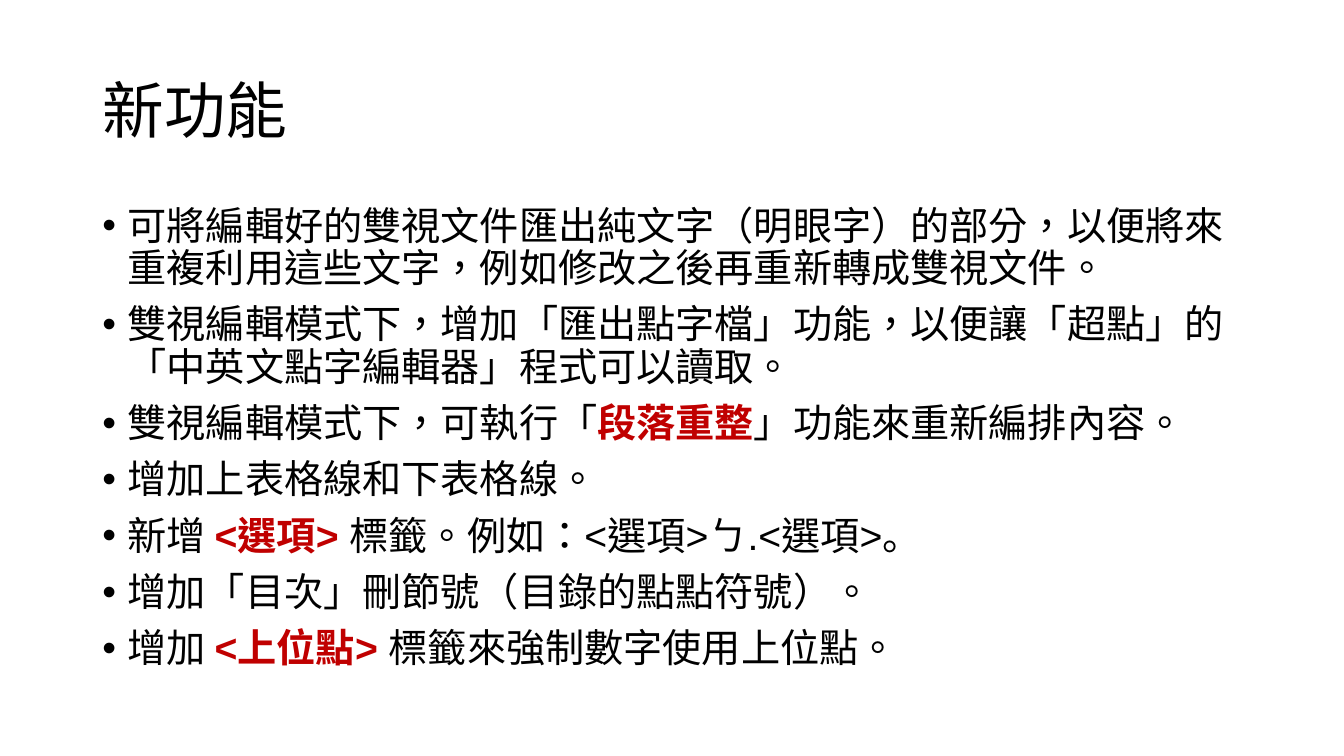
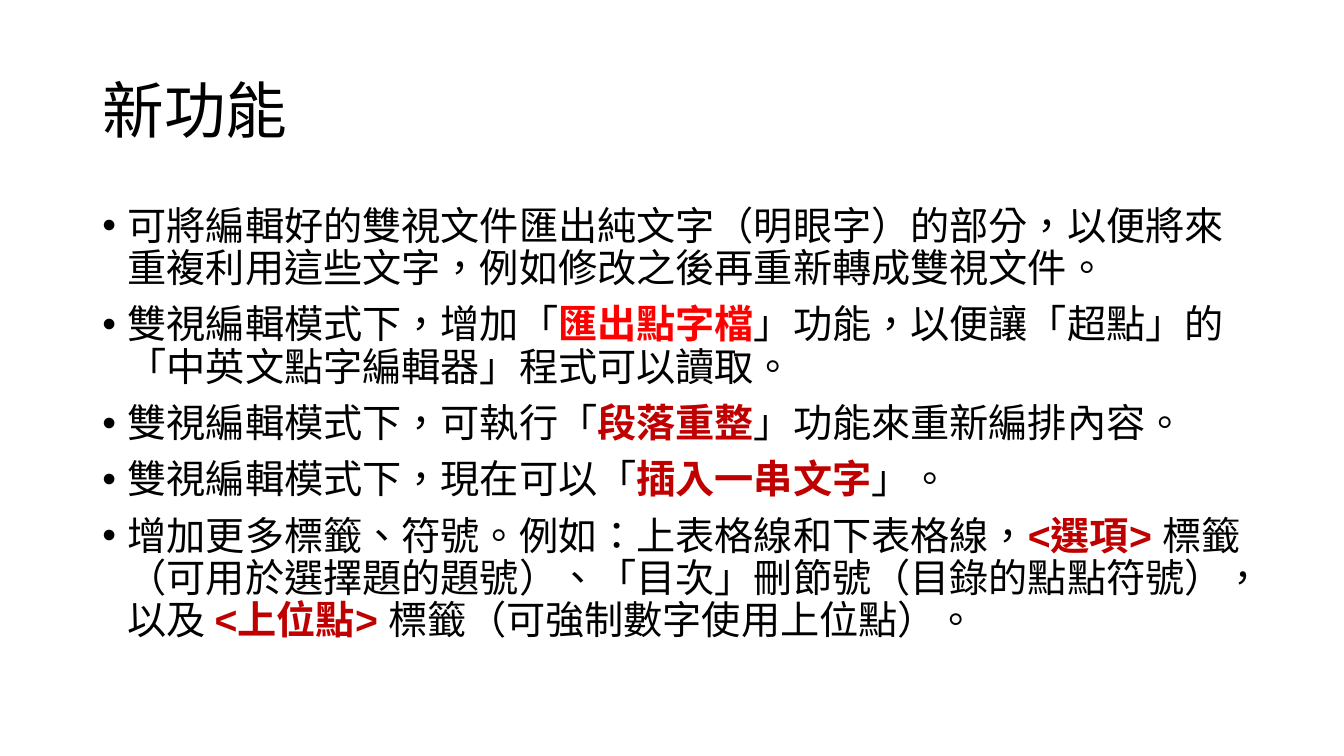
Before and after one commit to braillekit/text-to-braille, a slide deck: slide 4 of Doc/行銷/易點雙視 v3 有哪些新功能與改善.pptx. Drawn at 1344x756 pixels with LibreOffice and Linux fonts; fonts in the diff are those of the drawing. Boxes give left, top, right and bottom in pixels: in the first picture for what was removed or moved away, otherwise in the second. Text is boxed around its words. In the diff, an @@ line names an element or a change of style, - is before the commit and + after.

```diff
--- a/Doc/行銷/易點雙視 v3 有哪些新功能與改善.pptx
+++ b/Doc/行銷/易點雙視 v3 有哪些新功能與改善.pptx
@@ text at [128, 304, 1224, 385]: text colour #000000 to #FF0000, bold on in "雙視編輯模式下，增加「匯出點字檔」功能，以便讓「超點」的「中英文點字編輯器」程式可以讀取。" @@
@@ text at [128, 459, 1263, 638]: text changed @@
-• 增加上表格線和下表格線。
-• 新增 <選項> 標籤。例如：<選項>ㄅ.<選項>。
-• 增加「目次」刪節號（目錄的點點符號）。
-• 增加 <上位點> 標籤來強制數字使用上位點。
+• 雙視編輯模式下，現在可以「插入一串文字」。
+• 增加更多標籤、符號。例如：上表格線和下表格線，<選項> 標籤（可用於選擇題的題號）、「目次」刪節號（目錄的點點符號），以及 <上位點> 標籤（可強制數字使用上位點）。
```
Also in this commit, not shown: 1 other slide changed, 1 slide added, 1 other file.
